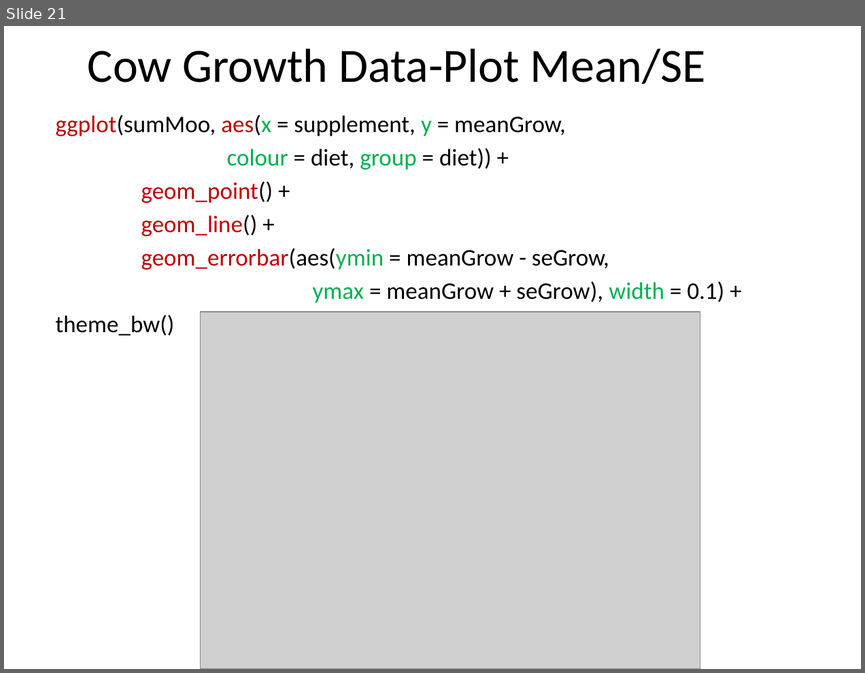
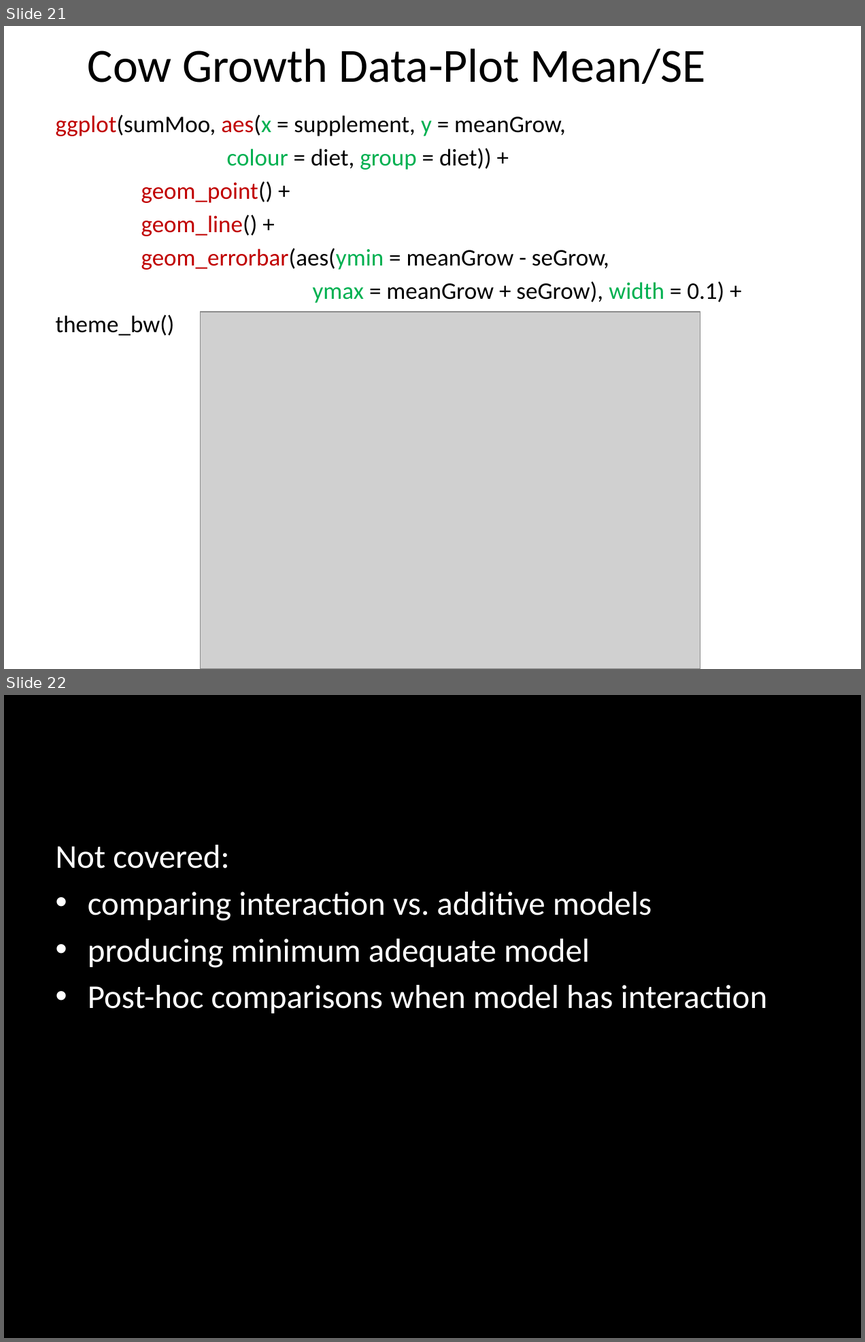
Before and after one commit to cmgienger/6-2WayANOVA, a slide deck: 6-2Way_ANOVA.pptx. Shown one above the other, each under a label of ours: slide 21 before the commit, slides 21 and 22 after it. The pictures are 865x673 and 865x1342 pixels, drawn with LibreOffice and Linux fonts; fonts in the diff are those of the drawing; grey boxes stand for pictures. Boxes give left, top, right and bottom in pixels: in the first picture for what was removed or moved away, otherwise in the second. Text is boxed around its words. In the diff, an @@ line names an element or a change of style, - is before the commit and + after.

```diff
--- a/6-2Way_ANOVA.pptx
+++ b/6-2Way_ANOVA.pptx
@@ slide 22 added at (4,695,861,1338), background #000000 @@
@@ text added at (56,845,768,1013), 28 pt, text #FFFFFF @@
+Not covered:
+• comparing interaction vs. additive models
+• producing minimum adequate model
+• Post-hoc comparisons when model has interaction
```
Also in this commit, not shown: 1 slide changed, 1 slide removed, 5 other files.
